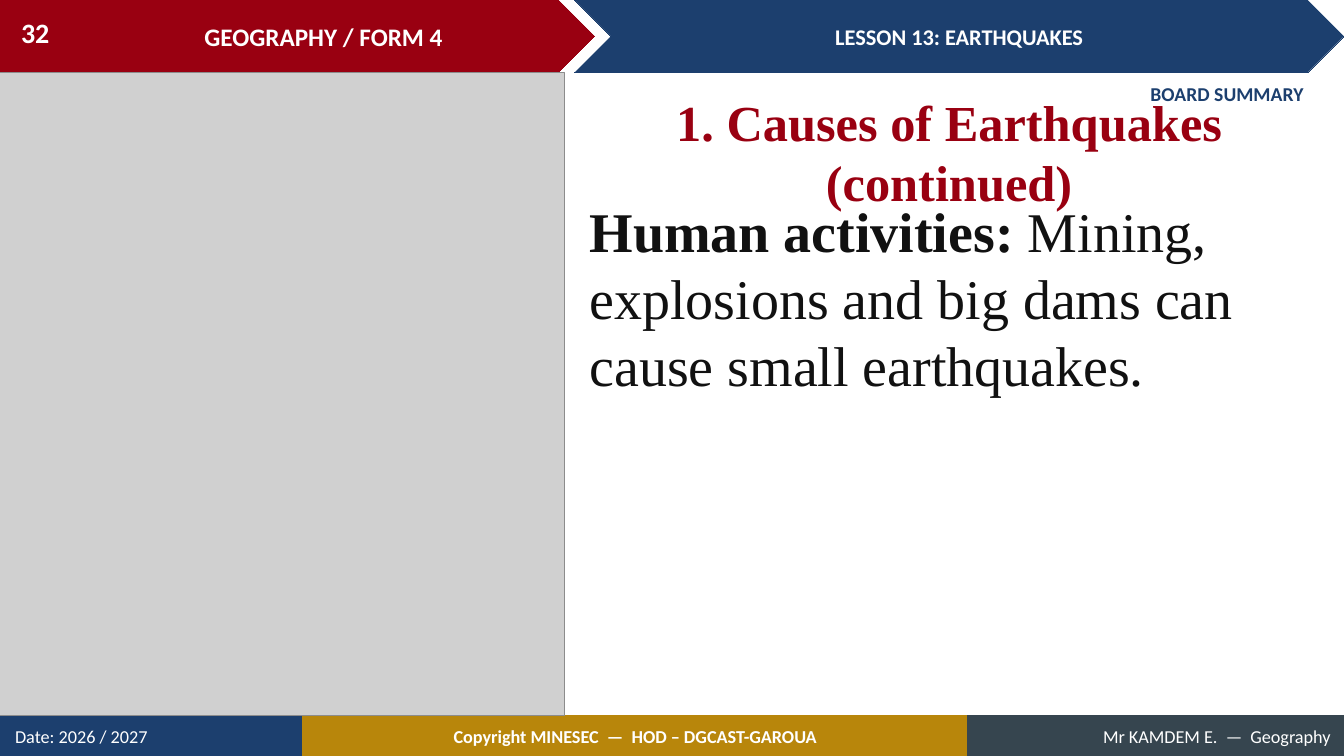
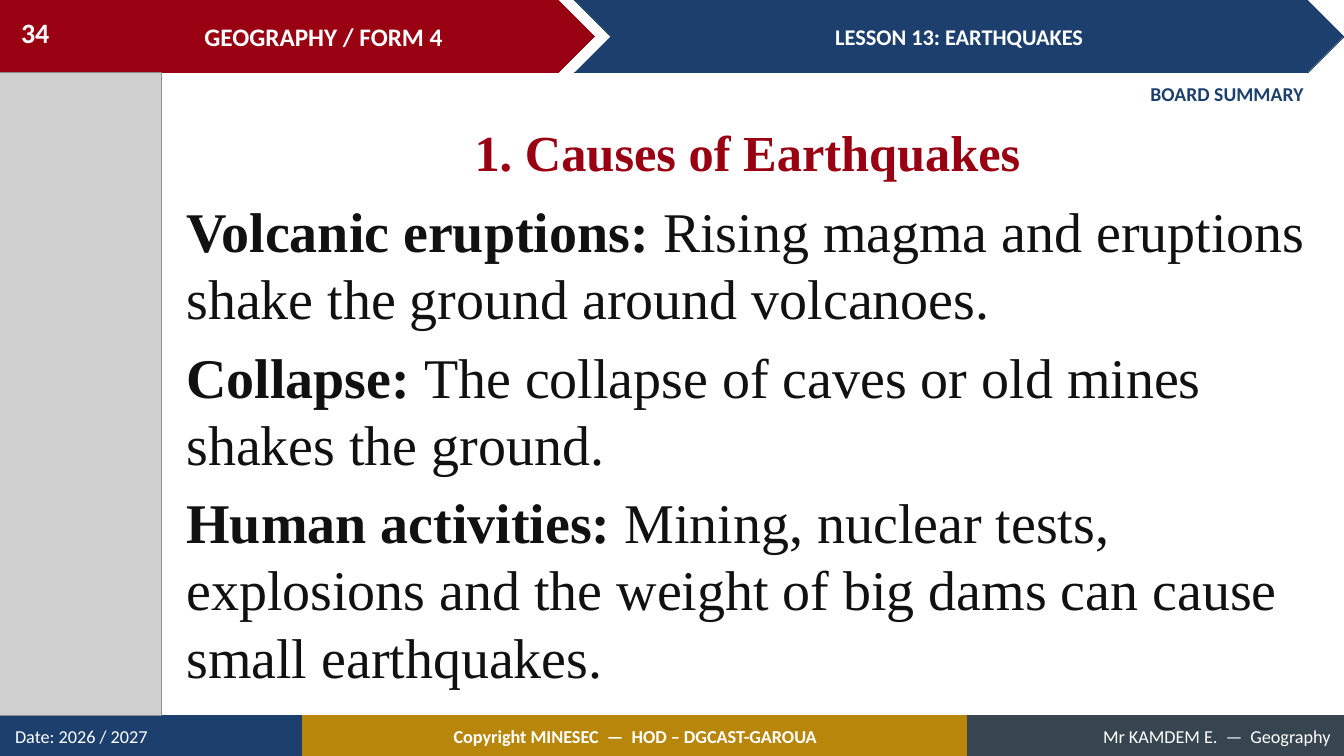
Before and after one commit to Berthautk/linea-github, a slide deck: slide 34 of lecons/F3/16_FORM4_LESSON13_Earthquakes.pptx (slide 32 before the commit). Drawn at 1344x756 pixels with LibreOffice and Linux fonts; fonts in the diff are those of the drawing; grey boxes stand for pictures. Boxes give left, top, right and bottom in pixels: in the first picture for what was removed or moved away, otherwise in the second. Text is boxed around its words. In the diff, an @@ line names an element or a change of style, - is before the commit and + after.

```diff
--- a/lecons/F3/16_FORM4_LESSON13_Earthquakes.pptx
+++ b/lecons/F3/16_FORM4_LESSON13_Earthquakes.pptx
@@ page number at [21,24,49,44]: text changed @@
-32
+34
@@ picture: place and size @@
-picture at [0,73,565,716]
+picture at [0,73,161,716]
@@ text at [475,135,1020,181]: text changed @@
-1. Causes of Earthquakes (continued)
+1. Causes of Earthquakes
@@ text at [186,213,1304,688]: text changed @@
-Human activities: Mining, explosions and big dams can cause small earthquakes.
+Volcanic eruptions: Rising magma and eruptions shake the ground around volcanoes.
+Collapse: The collapse of caves or old mines shakes the ground.
+Human activities: Mining, nuclear tests, explosions and the weight of big dams can cause small earthquakes.
```
Also in this commit, not shown: 15 other slides changed, 10 slides added, 2 slides removed, 8 other files.
